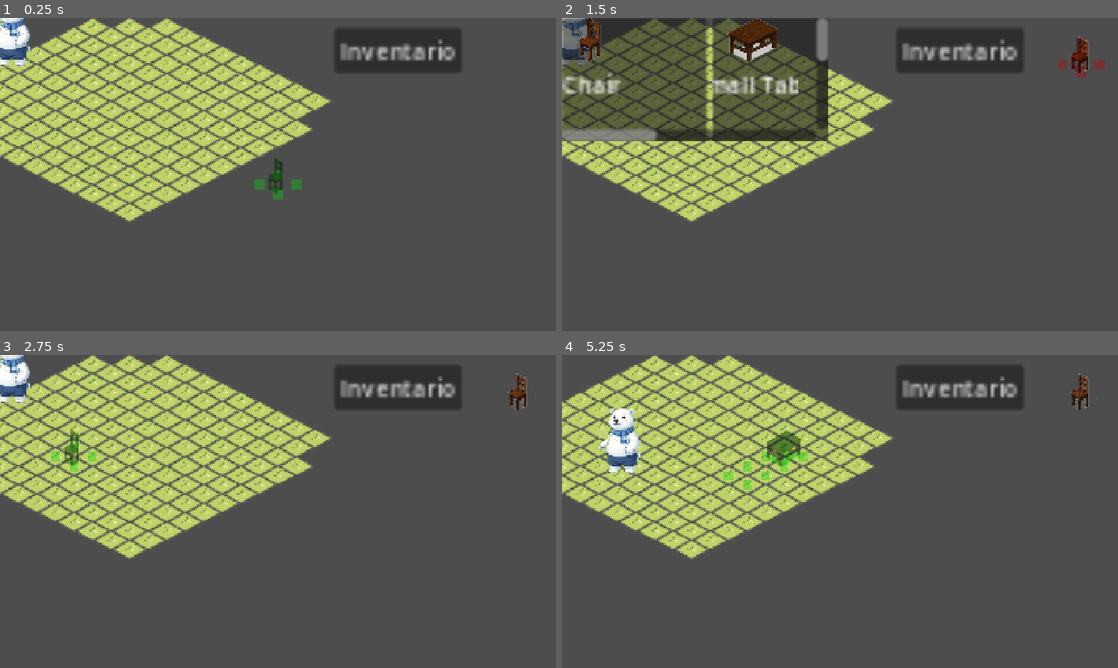
Above: before the commit, frames 1-4 (two rows, left to right).
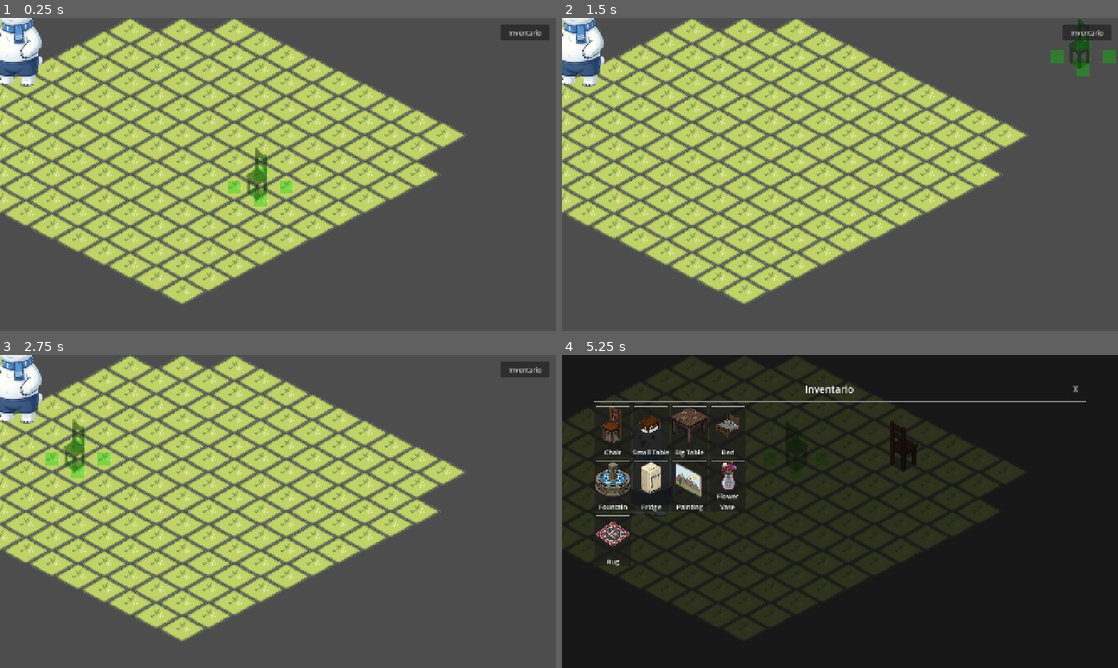
Above: after the commit, the same moments.

Repository: FernandoBATY/Polarv
Game: Godot game, scene res://scenes/world/game.tscn
The game is run twice, just before and just after one commit, with the same random seed, the same clock (stepped at 60 frames per second) and the same inputs.
Inputs (mouse positions are in pixels of both pictures, inside the frame that each line leads up to):
- Up to frame 1 (0.25 s): no input
- Up to frame 2 (1.5 s): click "Inventario" at 0.5 s; click (1073, 52) at 1.25 s, where only the run after the commit has a clickable "X"
- Up to frame 3 (2.75 s): click (72, 442) at 2.02 s
- Up to frame 4 (5.25 s): tap Enter at 2.75 s; move the mouse to (962, 495) at 2.77 s; hold D 2.78-3.53 s; tap I at 2.85, 3.6, 4.55 s; click (962, 495) at 2.92 s; move the mouse to (728, 527) at 3.52 s; click (728, 527) at 3.67 s; move the mouse to (895, 442) at 4.27 s; hold D 4.28-5 s; tap R at 4.35 s; click (895, 442) at 4.42 s; click (784, 442) at 5.02 s

The runs differ from the first frame. In frame 1, 42% of the frame differs, in the area x 0-99%, y 0-92%; in frame 2, 48%; in frame 3, 42%; in frame 4, 98%, in the area x 0-100%, y 0-100%.

Commit message:
ventanas globales

Diff:
--- a/project.godot
+++ b/project.godot
@@ -17,8 +17,8 @@
 
 [display]
 
-window/size/viewport_width=1920
-window/size/viewport_height=1080
+window/size/viewport_width=1366
+window/size/viewport_height=768
 window/stretch/mode="canvas_items"
 window/stretch/aspect="expand"
 
--- a/scenes/ui/FurnitureSlot.tscn
+++ b/scenes/ui/FurnitureSlot.tscn
@@ -1,26 +1,42 @@
-[gd_scene format=3 uid="uid://b2gcch34dxey7"]
+[gd_scene format=4 uid="uid://b2gcch34dxey7"]
 
 [ext_resource type="Script" uid="uid://bepitqiy2ji2l" path="res://scripts/ui/FurnitureSlot.gd" id="1_t5154"]
 
-[node name="FurnitureSlot" type="Button" unique_id=1501659383]
-custom_minimum_size = Vector2(100, 120)
+[node name="FurnitureSlot" type="Button"]
+custom_minimum_size = Vector2(90, 130)
 offset_right = 8.0
 offset_bottom = 8.0
 script = ExtResource("1_t5154")
 
-[node name="VBoxContainer" type="VBoxContainer" parent="." unique_id=2001228023]
+[node name="RarityBar" type="ColorRect" parent="."]
 layout_mode = 0
-offset_right = 40.0
-offset_bottom = 40.0
+offset_left = 4.0
+offset_top = 4.0
+offset_right = 86.0
+offset_bottom = 8.0
+color = Color(0.6, 0.6, 0.6, 1)
+mouse_filter = 2
 
-[node name="Icon" type="TextureRect" parent="VBoxContainer" unique_id=83931247]
-custom_minimum_size = Vector2(30, 30)
+[node name="VBoxContainer" type="VBoxContainer" parent="."]
+layout_mode = 0
+anchor_right = 1.0
+anchor_bottom = 1.0
+grow_horizontal = 2
+grow_vertical = 2
+mouse_filter = 2
+
+[node name="Icon" type="TextureRect" parent="VBoxContainer"]
 layout_mode = 2
-expand_mode = 3
+custom_minimum_size = Vector2(64, 48)
+size_flags_horizontal = 3
+size_flags_vertical = 3
+expand_mode = 1
 stretch_mode = 5
 
-[node name="NameLabel" type="Label" parent="VBoxContainer" unique_id=1578952527]
+[node name="NameLabel" type="Label" parent="VBoxContainer"]
 layout_mode = 2
+size_flags_horizontal = 3
+size_flags_vertical = 1
 horizontal_alignment = 1
 vertical_alignment = 1
-clip_text = true
+autowrap_mode = 2
--- a/scenes/ui/InventoryUI.tscn
+++ b/scenes/ui/InventoryUI.tscn
@@ -1,31 +1,27 @@
-[gd_scene format=3 uid="uid://daol5t7gf4c4v"]
+[gd_scene format=4 uid="uid://daol5t7gf4c4v"]
 
 [ext_resource type="Script" uid="uid://ufiflw18yah2" path="res://scripts/ui/InventoryUI.gd" id="1_p0ay3"]
+[ext_resource type="PackedScene" uid="uid://nwrdpwg4f580" path="res://scenes/ui/WindowBase.tscn" id="2_2sc5v"]
 
-[node name="InventoryUI" type="CanvasLayer" unique_id=614879984]
+[node name="InventoryUI" type="CanvasLayer"]
 script = ExtResource("1_p0ay3")
 
-[node name="OpenButton" type="Button" parent="." unique_id=1012248820]
-offset_left = 231.0
-offset_top = 7.0
-offset_right = 319.0
-offset_bottom = 38.0
+[node name="InventoryButton" type="Button" parent="."]
+offset_left = 1230.0
+offset_top = 16.0
+offset_right = 1350.0
+offset_bottom = 56.0
+theme_override_font_sizes/font_size = 16
 text = "Inventario"
 
-[node name="Panel" type="Panel" parent="." unique_id=1292488090]
+[node name="WindowBase" parent="." instance=ExtResource("2_2sc5v")]
+
+[node name="ScrollContainer" type="ScrollContainer" parent="WindowBase/WindowMargin/VBoxContainer/ContentContainer"]
+layout_mode = 2
 size_flags_horizontal = 3
 size_flags_vertical = 3
 
-[node name="MarginContainer" type="MarginContainer" parent="Panel" unique_id=1251881211]
-layout_mode = 0
-offset_right = 184.0
-offset_bottom = 85.0
-
-[node name="ScrollContainer" type="ScrollContainer" parent="Panel/MarginContainer" unique_id=1011921017]
-layout_mode = 2
-
-[node name="GridContainer" type="GridContainer" parent="Panel/MarginContainer/ScrollContainer" unique_id=1867485772]
-clip_contents = true
+[node name="GridContainer" type="GridContainer" parent="WindowBase/WindowMargin/VBoxContainer/ContentContainer/ScrollContainer"]
 layout_mode = 2
 size_flags_horizontal = 3
-columns = 5
+columns = 4
--- a/scenes/ui/UIRoot.tscn
+++ b/scenes/ui/UIRoot.tscn
@@ -1,3 +1,6 @@
-[gd_scene format=3 uid="uid://bsx7gtjf62be5"]
+[gd_scene format=4 uid="uid://bsx7gtjf62be5"]
 
-[node name="UiRoot_tscn" type="Node2D" unique_id=1985074492]
+[ext_resource type="Script" uid="uid://ce5cibjjknd2y" path="res://scripts/ui/UIRoot.gd" id="1_jxh70"]
+
+[node name="UIRoot" type="Node"]
+script = ExtResource("1_jxh70")
--- a/scenes/ui/WindowBase.tscn
+++ b/scenes/ui/WindowBase.tscn
@@ -1,3 +1,66 @@
-[gd_scene format=3 uid="uid://nwrdpwg4f580"]
+[gd_scene format=4 uid="uid://nwrdpwg4f580"]
 
-[node name="WindowBase" type="Node2D" unique_id=1374314651]
+[ext_resource type="Script" uid="uid://crj2i02mw8yro" path="res://scripts/ui/WindowBase.gd" id="1_yx4iw"]
+
+[node name="WindowBase" type="Panel"]
+anchors_preset = 15
+anchor_right = 1.0
+anchor_bottom = 1.0
+grow_horizontal = 2
+grow_vertical = 2
+visible = false
+mouse_filter = 2
+script = ExtResource("1_yx4iw")
+
+[node name="Backdrop" type="ColorRect" parent="."]
+anchors_preset = 15
+anchor_right = 1.0
+anchor_bottom = 1.0
+grow_horizontal = 2
+grow_vertical = 2
+color = Color(0, 0, 0, 0.5)
+mouse_filter = 1
+
+[node name="WindowMargin" type="MarginContainer" parent="."]
+anchors_preset = 15
+anchor_right = 1.0
+anchor_bottom = 1.0
+grow_horizontal = 2
+grow_vertical = 2
+offset_left = 80.0
+offset_top = 60.0
+offset_right = -80.0
+offset_bottom = -60.0
+
+[node name="VBoxContainer" type="VBoxContainer" parent="WindowMargin"]
+layout_mode = 2
+size_flags_horizontal = 3
+size_flags_vertical = 3
+
+[node name="TitleBar" type="HBoxContainer" parent="WindowMargin/VBoxContainer"]
+layout_mode = 2
+size_flags_horizontal = 3
+size_flags_vertical = 0
+custom_minimum_size = Vector2(0, 48)
+
+[node name="TitleLabel" type="Label" parent="WindowMargin/VBoxContainer/TitleBar"]
+layout_mode = 2
+size_flags_horizontal = 3
+size_flags_vertical = 4
+theme_override_font_sizes/font_size = 24
+horizontal_alignment = 1
+vertical_alignment = 1
+
+[node name="CloseButton" type="Button" parent="WindowMargin/VBoxContainer/TitleBar"]
+custom_minimum_size = Vector2(48, 48)
+layout_mode = 2
+theme_override_font_sizes/font_size = 18
+text = "X"
+
+[node name="HSeparator" type="HSeparator" parent="WindowMargin/VBoxContainer"]
+layout_mode = 2
+
+[node name="ContentContainer" type="MarginContainer" parent="WindowMargin/VBoxContainer"]
+layout_mode = 2
+size_flags_horizontal = 3
+size_flags_vertical = 3
--- a/scenes/world/game.tscn
+++ b/scenes/world/game.tscn
@@ -59,5 +59,3 @@
 [node name="NavigationBlockers" type="Node2D" parent="." unique_id=1940373574]
 
 [node name="InventoryUI" parent="." unique_id=614879984 instance=ExtResource("7_3gx7t")]
-scale = Vector2(5, 5)
-transform = Transform2D(5, 0, 0, 5, 0, 0)
--- a/scripts/scriptplayer.gd
+++ b/scripts/scriptplayer.gd
@@ -23,13 +23,25 @@
 		navigation_agent.target_position = global_position
 
 
-func _input(event: InputEvent) -> void:
+func _unhandled_input(event: InputEvent) -> void:
 	if not can_move_by_click:
 		return
 
 	if event is InputEventMouseButton:
 		if event.pressed and event.button_index == MOUSE_BUTTON_LEFT:
+			if _is_click_over_ui():
+				return
 			move_to_mouse()
+
+
+func _is_click_over_ui() -> bool:
+	var parent_node = get_parent()
+	if parent_node and parent_node.has_node("InventoryUI/InventoryButton"):
+		var button = parent_node.get_node("InventoryUI/InventoryButton") as Button
+		if button and button.visible:
+			var mouse_pos = get_viewport().get_mouse_position()
+			return button.get_global_rect().has_point(mouse_pos)
+	return false
 
 
 func move_to_mouse() -> void:
--- a/scripts/ui/FurnitureSlot.gd
+++ b/scripts/ui/FurnitureSlot.gd
@@ -6,17 +6,19 @@
 
 @onready var icon_rect: TextureRect = $VBoxContainer/Icon
 @onready var name_label: Label = $VBoxContainer/NameLabel
+@onready var rarity_bar: ColorRect = $RarityBar
 
 
 func setup(new_item_id: String, item_data: Dictionary) -> void:
 	item_id = new_item_id
-
 	name_label.text = item_data.get("display_name", item_id)
 
 	var texture_path: String = item_data.get("front_texture", "")
-
 	if texture_path != "" and ResourceLoader.exists(texture_path):
 		icon_rect.texture = load(texture_path)
+
+	var rarity: String = item_data.get("rarity", "COMMON")
+	_set_rarity_color(rarity)
 
 	if not pressed.is_connected(_on_pressed):
 		pressed.connect(_on_pressed)
@@ -24,3 +26,23 @@
 
 func _on_pressed() -> void:
 	furniture_selected.emit(item_id)
+
+
+func _set_rarity_color(rarity: String) -> void:
+	match rarity:
+		"COMMON":
+			rarity_bar.color = Color(0.6, 0.6, 0.6)
+		"RARE":
+			rarity_bar.color = Color(0.3, 0.6, 1.0)
+		"EPIC":
+			rarity_bar.color = Color(0.6, 0.2, 0.9)
+		"LEGENDARY":
+			rarity_bar.color = Color(1.0, 0.7, 0.1)
+		"SEASONAL":
+			rarity_bar.color = Color(0.1, 0.8, 0.4)
+		"EVENT":
+			rarity_bar.color = Color(1.0, 0.3, 0.3)
+		"PREMIUM":
+			rarity_bar.color = Color(1.0, 0.5, 0.8)
+		_:
+			rarity_bar.color = Color(0.6, 0.6, 0.6)
--- a/scripts/ui/InventoryUI.gd
+++ b/scripts/ui/InventoryUI.gd
@@ -1,21 +1,20 @@
 extends CanvasLayer
 
 signal furniture_selected(furniture_id: String)
+signal inventory_button_pressed
 
 const FurnitureDatabase = preload("res://scripts/FurnitureDatabase.gd")
 const FURNITURE_SLOT_SCENE: PackedScene = preload("res://scenes/ui/FurnitureSlot.tscn")
 
-@onready var open_button: Button = $OpenButton
-@onready var panel: Panel = $Panel
-@onready var grid_container: GridContainer = $Panel/MarginContainer/ScrollContainer/GridContainer
+@onready var inventory_button: Button = $InventoryButton
+@onready var window_base: WindowBase = $WindowBase
+@onready var grid_container: GridContainer = $WindowBase/WindowMargin/VBoxContainer/ContentContainer/ScrollContainer/GridContainer
 
 
 func _ready() -> void:
-	panel.visible = false
+	window_base.window_closed.connect(_on_window_closed)
+	inventory_button.pressed.connect(_on_inventory_button_pressed)
 	build_inventory()
-
-	if not open_button.pressed.is_connected(toggle):
-		open_button.pressed.connect(toggle)
 
 
 func build_inventory() -> void:
@@ -24,27 +23,42 @@
 
 	for item_id: String in FurnitureDatabase.ITEMS.keys():
 		var item_data: Dictionary = FurnitureDatabase.get_item(item_id)
-
 		var slot := FURNITURE_SLOT_SCENE.instantiate()
 		grid_container.add_child(slot)
-
 		slot.setup(item_id, item_data)
 		slot.furniture_selected.connect(_on_slot_furniture_selected)
 
 
+func _on_inventory_button_pressed() -> void:
+	inventory_button_pressed.emit()
+	if window_base.visible:
+		close()
+	else:
+		open()
+
+
 func open() -> void:
-	panel.visible = true
-	print("INVENTORY OPEN")
+	window_base.open("Inventario")
+	inventory_button.visible = false
 
 
 func close() -> void:
-	panel.visible = false
-	print("INVENTORY CLOSED")
+	window_base.close()
 
 
 func toggle() -> void:
-	panel.visible = not panel.visible
-	print("INVENTORY TOGGLE: ", panel.visible)
+	if window_base.visible:
+		close()
+	else:
+		open()
+
+
+func is_open() -> bool:
+	return window_base.visible
+
+
+func _on_window_closed() -> void:
+	inventory_button.visible = true
 
 
 func _on_slot_furniture_selected(furniture_id: String) -> void:
--- a/scripts/ui/UIRoot.gd
+++ b/scripts/ui/UIRoot.gd
@@ -1,11 +1,45 @@
 extends Node
 
+var _window_stack: Array[WindowBase] = []
+var _current_window: WindowBase = null
 
-# Called when the node enters the scene tree for the first time.
-func _ready() -> void:
-	pass # Replace with function body.
+const WINDOW_BASE_SCENE: PackedScene = preload("res://scenes/ui/WindowBase.tscn")
 
 
-# Called every frame. 'delta' is the elapsed time since the previous frame.
-func _process(delta: float) -> void:
-	pass
+func open_window(title: String, content_scene: PackedScene = preload("res://scenes/ui/WindowBase.tscn")) -> WindowBase:
+	if _current_window:
+		_current_window.close()
+		_current_window = null
+
+	var window: WindowBase = WINDOW_BASE_SCENE.instantiate()
+	add_child(window)
+	window.window_closed.connect(_on_window_closed.bind(window))
+	window.open(title)
+	_current_window = window
+	_window_stack.append(window)
+	return window
+
+
+func close_current_window() -> void:
+	if _current_window:
+		_current_window.close()
+
+
+func close_all_windows() -> void:
+	for window in _window_stack:
+		if is_instance_valid(window):
+			window.queue_free()
+	_window_stack.clear()
+	_current_window = null
+
+
+func _on_window_closed(window: WindowBase) -> void:
+	_window_stack.erase(window)
+	if window == _current_window:
+		_current_window = null
+	if is_instance_valid(window):
+		window.queue_free()
+
+
+func has_open_window() -> bool:
+	return _current_window != null and _current_window.visible
--- a/scripts/ui/WindowBase.gd
+++ b/scripts/ui/WindowBase.gd
@@ -1,11 +1,53 @@
-extends Node
+extends Panel
+class_name WindowBase
+
+signal window_closed
+
+var _block_backdrop_close: bool = false
+
+@onready var backdrop: ColorRect = $Backdrop
+@onready var window_margin: MarginContainer = $WindowMargin
+@onready var title_label: Label = $WindowMargin/VBoxContainer/TitleBar/TitleLabel
+@onready var close_button: Button = $WindowMargin/VBoxContainer/TitleBar/CloseButton
+@onready var content_container: MarginContainer = $WindowMargin/VBoxContainer/ContentContainer
 
 
-# Called when the node enters the scene tree for the first time.
 func _ready() -> void:
-	pass # Replace with function body.
+	close_button.pressed.connect(_on_close_pressed)
+	backdrop.gui_input.connect(_on_backdrop_input)
+	visible = false
+	mouse_filter = Control.MOUSE_FILTER_STOP
 
 
-# Called every frame. 'delta' is the elapsed time since the previous frame.
-func _process(delta: float) -> void:
-	pass
+func open(title: String = "") -> void:
+	title_label.text = title
+	visible = true
+	window_margin.scale = Vector2(0.9, 0.9)
+	var tween: Tween = create_tween().set_trans(Tween.TRANS_BACK).set_ease(Tween.EASE_OUT)
+	tween.tween_property(window_margin, "scale", Vector2.ONE, 0.15)
+
+
+func close() -> void:
+	var tween: Tween = create_tween().set_trans(Tween.TRANS_BACK).set_ease(Tween.EASE_IN)
+	tween.tween_property(window_margin, "scale", Vector2(0.9, 0.9), 0.1)
+	tween.tween_callback(_finish_close)
+
+
+func _finish_close() -> void:
+	visible = false
+	window_closed.emit()
+
+
+func _on_close_pressed() -> void:
+	close()
+
+
+func _on_backdrop_input(event: InputEvent) -> void:
+	if _block_backdrop_close:
+		return
+	if event is InputEventMouseButton and event.pressed and event.button_index == MOUSE_BUTTON_LEFT:
+		close()
+
+
+func set_title(text: String) -> void:
+	title_label.text = text
--- a/scripts/world/Game.gd
+++ b/scripts/world/Game.gd
@@ -52,6 +52,9 @@
 	if inventory_ui and inventory_ui.has_signal("furniture_selected"):
 		inventory_ui.furniture_selected.connect(_on_inventory_furniture_selected)
 
+	if inventory_ui and inventory_ui.has_signal("inventory_button_pressed"):
+		inventory_ui.inventory_button_pressed.connect(_on_inventory_button_pressed)
+
 	load_decorations_from_file()
 	select_furniture(current_furniture_id)
 	set_decoration_mode(decoration_mode)
@@ -250,12 +253,20 @@
 				print("CLICK BLOQUEADO POR UI")
 				return
 
+			if inventory_ui and inventory_ui.has_method("is_open") and inventory_ui.is_open():
+				print("CLICK BLOQUEADO POR INVENTARIO ABIERTO")
+				return
+
 			handle_decoration_click()
 
 
 func _on_inventory_furniture_selected(furniture_id: String) -> void:
 	block_next_decoration_click = true
 	select_furniture(furniture_id)
+
+
+func _on_inventory_button_pressed() -> void:
+	block_next_decoration_click = true
 
 
 func handle_decoration_click() -> void:
Not shown, added: POLAR-V-documentacion.md
